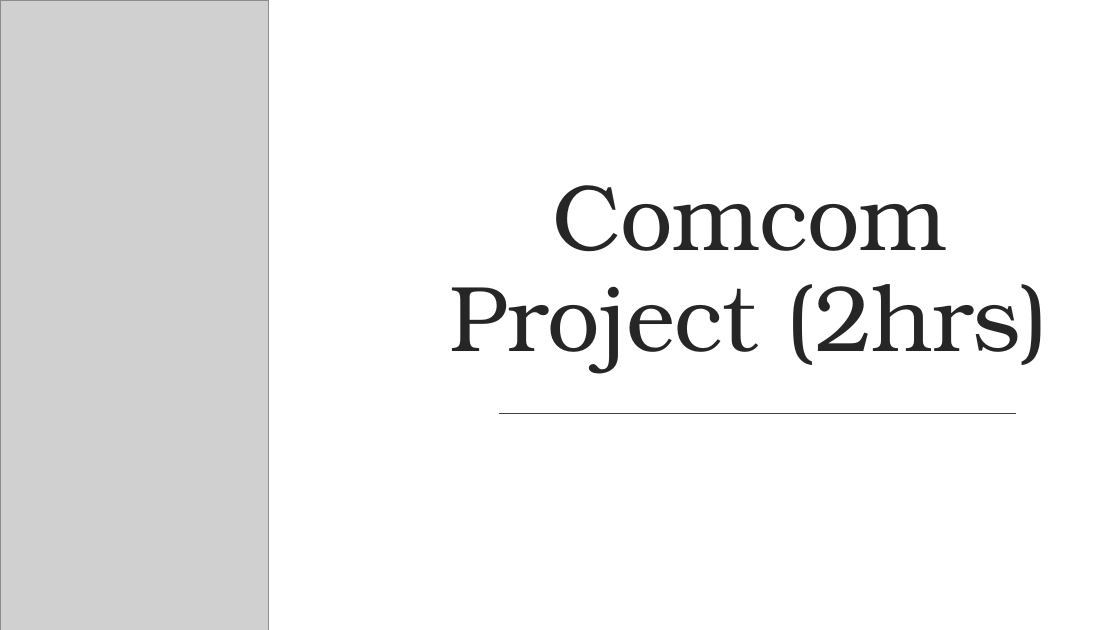
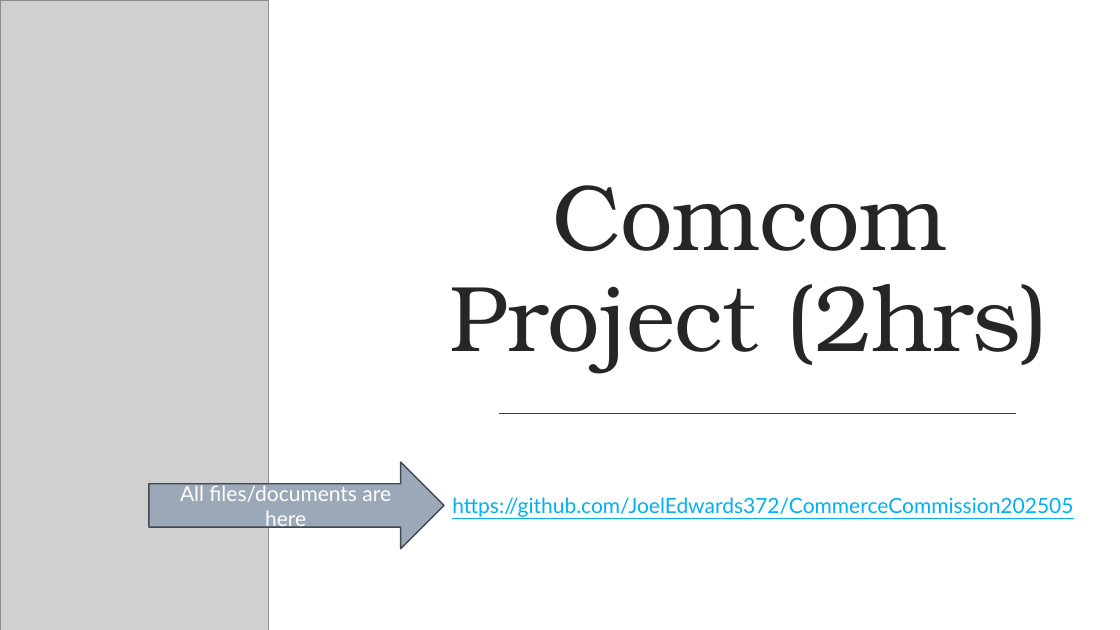
Before and after one commit to JoelEdwards372/CommerceCommission202505, a slide deck: slide 1 of 003 - Commerce Commission Quick Explaination & Docs.pptx. Drawn at 1120x630 pixels with LibreOffice and Linux fonts; fonts in the diff are those of the drawing; grey boxes stand for pictures. Boxes give left, top, right and bottom in pixels: in the first picture for what was removed or moved away, otherwise in the second. Text is boxed around its words. In the diff, an @@ line names an element or a change of style, - is before the commit and + after.

```diff
--- a/003 - Commerce Commission Quick Explaination & Docs.pptx
+++ b/003 - Commerce Commission Quick Explaination & Docs.pptx
@@ right arrow added at (x1=149, y1=462, x2=444, y2=549), fill #9BA8B7, outline #444A50 1.25 pt, 18 pt, text #FFFFFF @@
+All files/documents are here
@@ text added at (x1=452, y1=497, x2=1073, y2=517), 18 pt, text #00B0F0, underline @@
+https://github.com/JoelEdwards372/CommerceCommission202505
```
Also in this commit, not shown: 1 slide removed.
